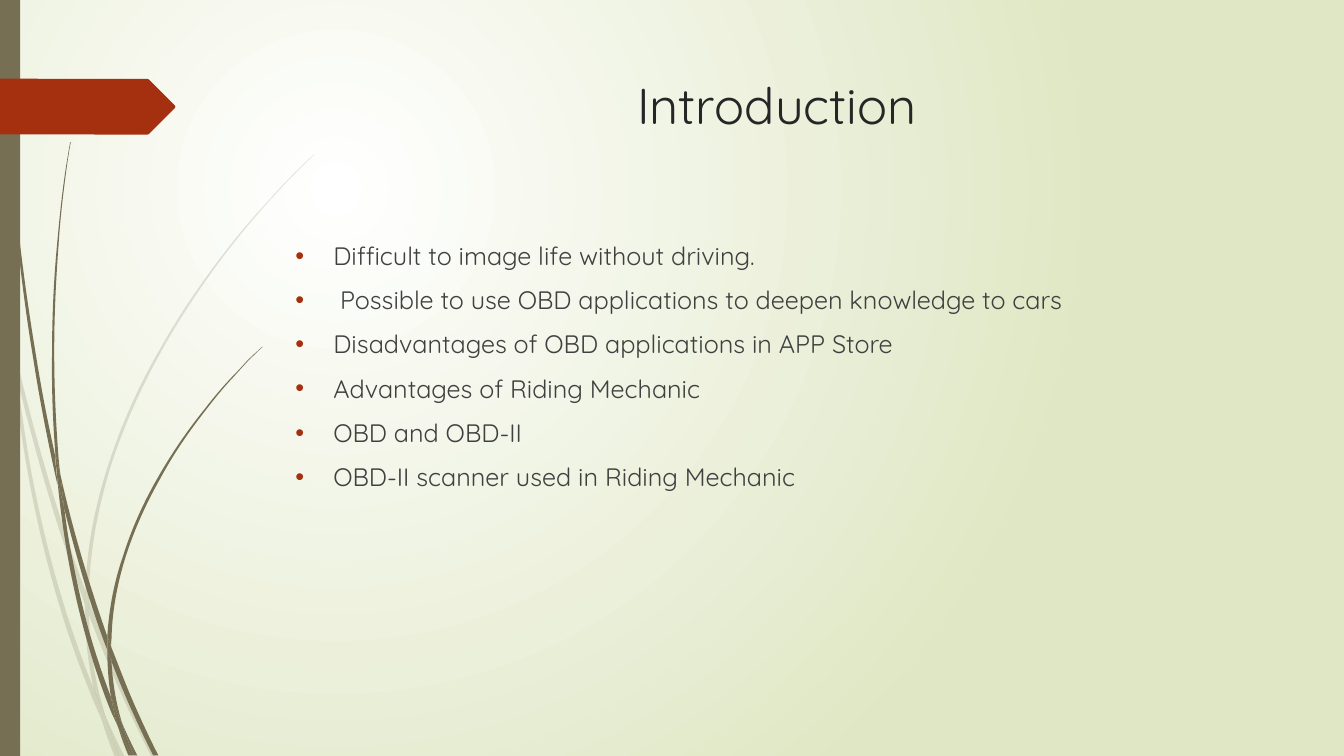
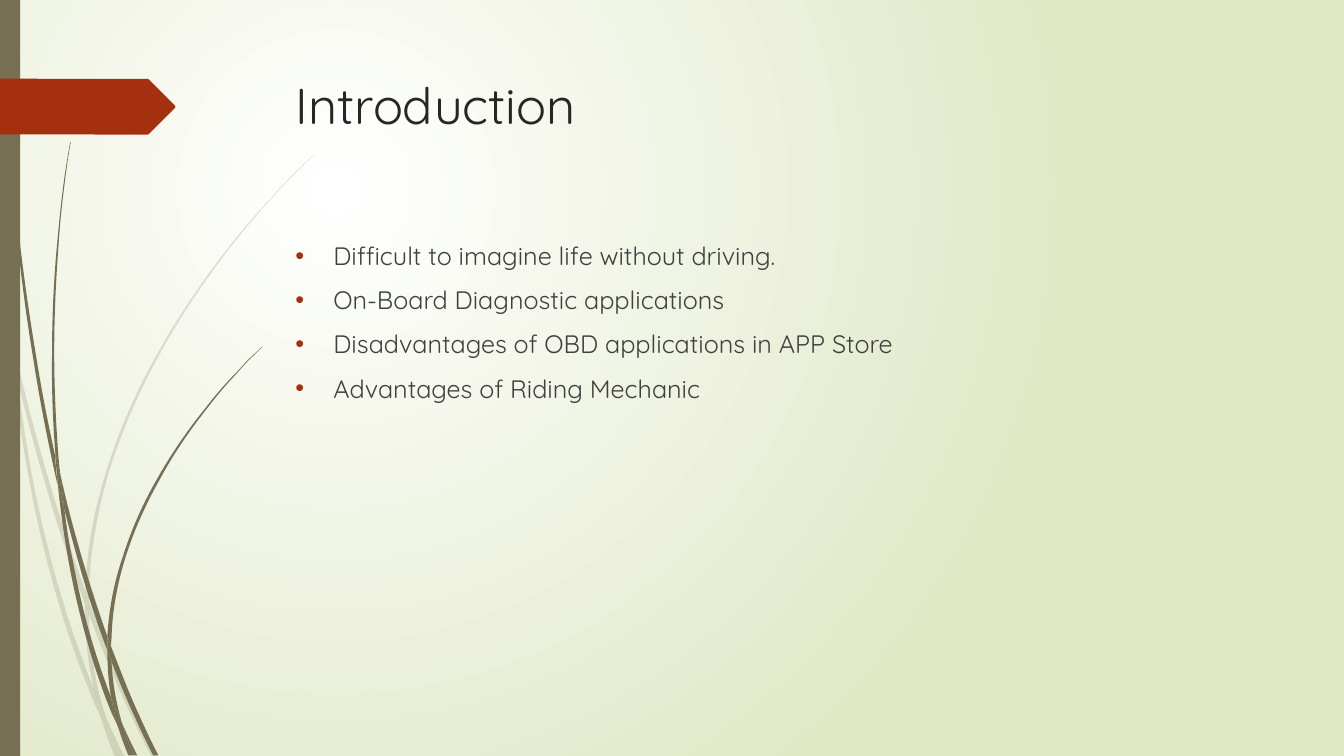
Before and after one commit to wangdezheng/RidingMechanic, a slide deck: slide 2 of Dezheng_Presentation.pptx (slide 3 before the commit). Drawn at 1344x756 pixels with LibreOffice and Linux fonts; fonts in the diff are those of the drawing. Boxes give left, top, right and bottom in pixels: in the first picture for what was removed or moved away, otherwise in the second. Text is boxed around its words. In the diff, an @@ line names an element or a change of style, - is before the commit and + after.

```diff
--- a/Dezheng_Presentation.pptx
+++ b/Dezheng_Presentation.pptx
@@ title "Introduction" at [296, 86, 576, 125]: alignment centre to left @@
@@ text at [333, 246, 776, 314]: text changed @@
-• Difficult to image life without driving.
-• Possible to use OBD applications to deepen knowledge to cars
+• Difficult to imagine life without driving.
+• On-Board Diagnostic applications
@@ text at [333, 423, 795, 491]: paragraphs removed @@
-• OBD and OBD-II
-• OBD-II scanner used in Riding Mechanic
```
Also in this commit, not shown: 12 other slides changed, 9 slides added, 7 slides removed, 1 other file.
